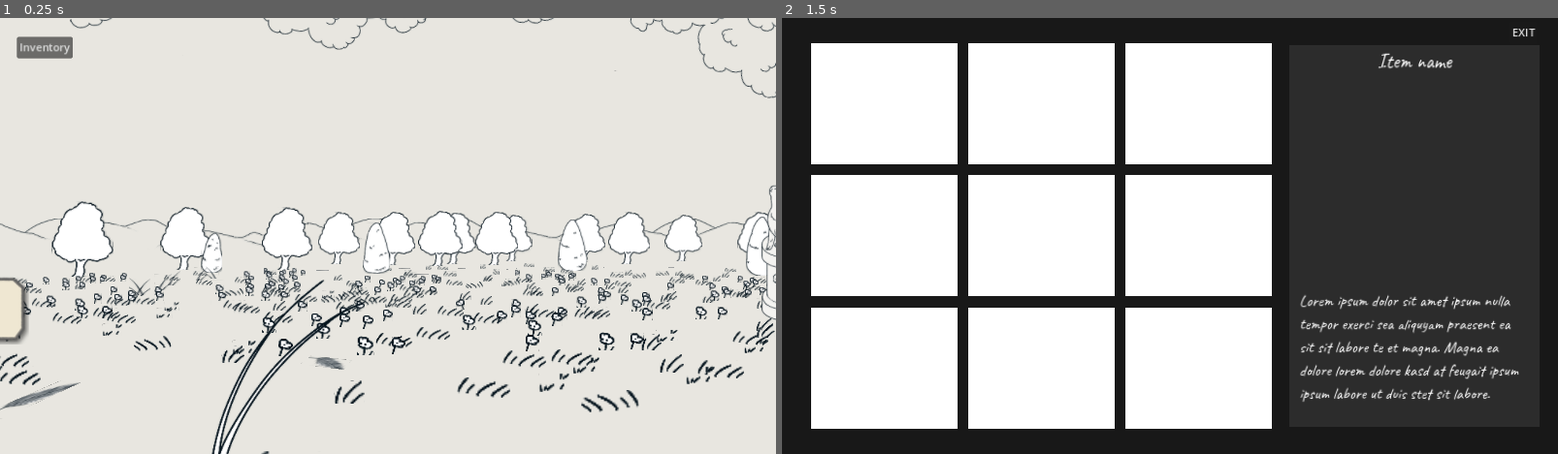
Above: before the commit, frames 1-2 (left to right).
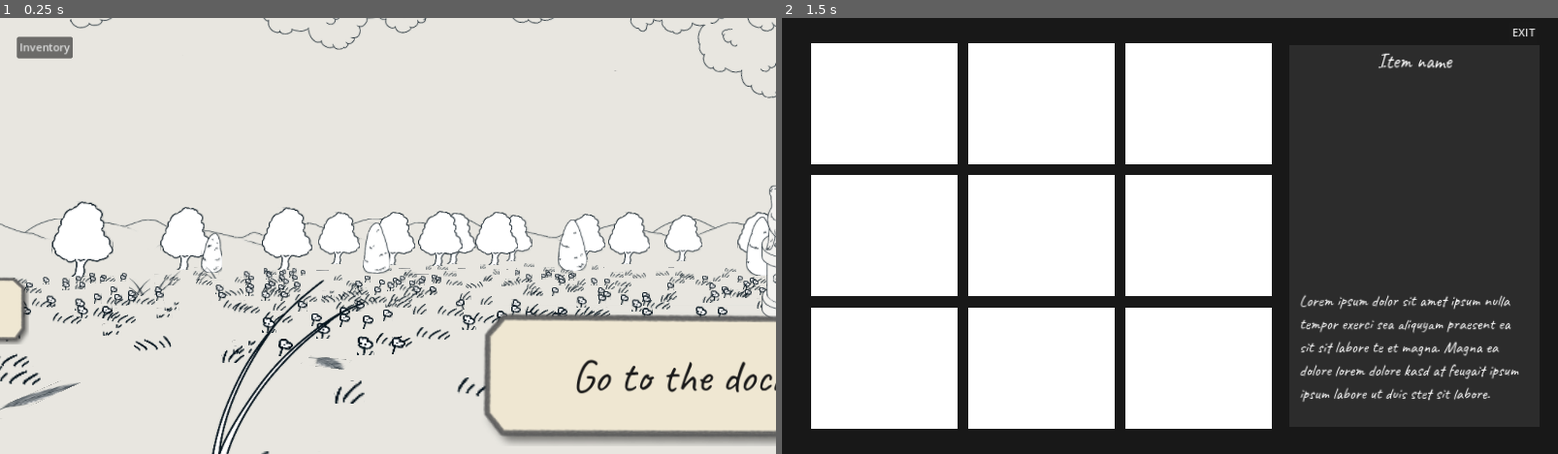
Above: after the commit, the same moments.

Repository: CharlExMachina/Its-a-secret-to-everyone
Game: Godot game, scene res://src/environments/crossroads/crossroads.tscn
Two runs of this game, one before a commit and one after it. Both use one fixed random seed, a clock stepped at 60 frames per second and the inputs below. This scene is started directly instead of the project's main scene.
Inputs (mouse positions are in pixels of both pictures, inside the frame that each line leads up to):
- Up to frame 1 (0.25 s): no input
- Up to frame 2 (1.5 s): click "Inventory" at 0.5 s; click (882, 105) at 1.27 s

The runs differ from the first frame. In frame 1, 3.5% of the frame differs, in the area x 62-100%, y 67-98%; in frame 2, nothing differs.

Commit message:
Lots of WIP

Diff:
--- a/secret-to-everyone/src/dialogue_sequences/first_conversation_with_viktor/first_conversation_followup.tres
+++ b/secret-to-everyone/src/dialogue_sequences/first_conversation_with_viktor/first_conversation_followup.tres
@@ -7,9 +7,11 @@
 script = ExtResource("2_kunyn")
 content = " I tend this island nowadays. Not there’s much of a point to it... I suppose you're:"
 options = Array[ExtResource("1_hdh7y")]([])
+variables = Array[String]([])
 
 [resource]
 script = ExtResource("2_kunyn")
 content = "The name's Viktor, with a \"K\". I'm and old acquaintance of your dear grandfather. May his soul rest in peace by the way."
 next = SubResource("Resource_26ema")
 options = Array[ExtResource("1_hdh7y")]([])
+variables = Array[String]([])
--- a/secret-to-everyone/src/dialogue_sequences/first_conversation_with_viktor/first_conversation_player_name.tres
+++ b/secret-to-everyone/src/dialogue_sequences/first_conversation_with_viktor/first_conversation_player_name.tres
@@ -1,10 +1,45 @@
-[gd_resource type="Resource" script_class="Dialogue" load_steps=3 format=3 uid="uid://b40uhmx6hfr1j"]
+[gd_resource type="Resource" script_class="Dialogue" load_steps=8 format=3 uid="uid://b40uhmx6hfr1j"]
 
 [ext_resource type="Script" path="res://src/core/option.gd" id="1_n0mhn"]
 [ext_resource type="Script" path="res://src/core/dialogue.gd" id="2_k0kuj"]
 
+[sub_resource type="Resource" id="Resource_j1iuj"]
+script = ExtResource("2_k0kuj")
+content = "Let me know if you have any luck."
+options = Array[ExtResource("1_n0mhn")]([])
+variables = Array[String]([])
+
+[sub_resource type="Resource" id="Resource_c1ere"]
+script = ExtResource("2_k0kuj")
+content = "So, unfortunately, I can’t help you with that. Still, he wanted you here so better wish to God he had a way of letting you in, I’ll be in my hut drinking myself to oblivion if you don’t mind."
+next = SubResource("Resource_j1iuj")
+options = Array[ExtResource("1_n0mhn")]([])
+variables = Array[String]([])
+
+[sub_resource type="Resource" id="Resource_x8te5"]
+script = ExtResource("2_k0kuj")
+content = "The thing is, I don’t have the precious keys to your old man’s mansion, why would I have them? He frequented this place quite a lot, so we only got in if and when he was around this place."
+next = SubResource("Resource_c1ere")
+options = Array[ExtResource("1_n0mhn")]([])
+variables = Array[String]([])
+
+[sub_resource type="Resource" id="Resource_pvvti"]
+script = ExtResource("2_k0kuj")
+content = "But we aren’t “the people” are we? I also got that weird-ass letter from your old man. How else do you think I’d knew who you are?"
+next = SubResource("Resource_x8te5")
+options = Array[ExtResource("1_n0mhn")]([])
+variables = Array[String]([])
+
+[sub_resource type="Resource" id="Resource_qn5lk"]
+script = ExtResource("2_k0kuj")
+content = "Not like you’d find anything of value here anyways, at least not according to what the people are saying."
+next = SubResource("Resource_pvvti")
+options = Array[ExtResource("1_n0mhn")]([])
+variables = Array[String]([])
+
 [resource]
 script = ExtResource("2_k0kuj")
-content = "Oh, so you're %s. You're here to get gramp's good 'ol bag of coin."
+content = "Yes... I imagined you’d be %s. No one would be sane enough to get into this god-forsaken place.	"
+next = SubResource("Resource_qn5lk")
 options = Array[ExtResource("1_n0mhn")]([])
 variables = Array[String]([])
--- a/secret-to-everyone/src/dialogue_sequences/first_conversation_with_viktor/first_conversation_with_viktor.tres
+++ b/secret-to-everyone/src/dialogue_sequences/first_conversation_with_viktor/first_conversation_with_viktor.tres
@@ -9,6 +9,7 @@
 content = "Now that we're throwing all sorts of good manners out to the sea, let me introduce myself."
 next = ExtResource("3_76d83")
 options = Array[ExtResource("1_gbrwn")]([])
+variables = Array[String]([])
 
 [sub_resource type="Resource" id="Resource_t15w1"]
 script = ExtResource("2_0u5fl")
@@ -17,6 +18,7 @@
 Kids these days I swear..."
 next = SubResource("Resource_ppe38")
 options = Array[ExtResource("1_gbrwn")]([])
+variables = Array[String]([])
 
 [sub_resource type="Resource" id="Resource_u07y4"]
 script = ExtResource("1_gbrwn")
@@ -28,12 +30,14 @@
 content = "Anyways, if you're done playing tough..."
 next = ExtResource("3_76d83")
 options = Array[ExtResource("1_gbrwn")]([])
+variables = Array[String]([])
 
 [sub_resource type="Resource" id="Resource_kalse"]
 script = ExtResource("2_0u5fl")
 content = "That's what I should be asking YOU!"
 next = SubResource("Resource_p8lpm")
 options = Array[ExtResource("1_gbrwn")]([])
+variables = Array[String]([])
 
 [sub_resource type="Resource" id="Resource_8mkk2"]
 script = ExtResource("1_gbrwn")
@@ -45,12 +49,14 @@
 content = "Kids these days I swear..."
 next = ExtResource("3_76d83")
 options = Array[ExtResource("1_gbrwn")]([])
+variables = Array[String]([])
 
 [sub_resource type="Resource" id="Resource_t2rbe"]
 script = ExtResource("2_0u5fl")
 content = "You'd wish, and what if I am? I'll haunt you till the end of your days now!"
 next = SubResource("Resource_7ruye")
 options = Array[ExtResource("1_gbrwn")]([])
+variables = Array[String]([])
 
 [sub_resource type="Resource" id="Resource_g1f5n"]
 script = ExtResource("1_gbrwn")
@@ -61,3 +67,4 @@
 script = ExtResource("2_0u5fl")
 content = "Hey kiddo"
 options = Array[ExtResource("1_gbrwn")]([SubResource("Resource_u07y4"), SubResource("Resource_8mkk2"), SubResource("Resource_g1f5n")])
+variables = Array[String]([])
--- a/secret-to-everyone/src/entities/props/interactable_props/pickup_interactable/pickup_interactable.tscn
+++ b/secret-to-everyone/src/entities/props/interactable_props/pickup_interactable/pickup_interactable.tscn
@@ -4,7 +4,7 @@
 [ext_resource type="Script" path="res://src/entities/props/interactable_props/pickup_interactable/pickup_interactable.gd" id="1_vq348"]
 
 [sub_resource type="SphereShape3D" id="SphereShape3D_oeil5"]
-radius = 0.293361
+radius = 0.985441
 
 [node name="PickupInteractable" type="Area3D"]
 script = ExtResource("1_vq348")
--- a/secret-to-everyone/src/entities/ui/toast_notification/toast_notification.gd
+++ b/secret-to-everyone/src/entities/ui/toast_notification/toast_notification.gd
@@ -18,7 +18,7 @@
 	tween.play()
 
 	await tween.finished
-	await get_tree().create_timer(1.5).timeout
+	await get_tree().create_timer(2.5).timeout
 
 	var last_tween = get_tree().create_tween()
 	last_tween.tween_property(popup, "modulate", Color(Color.WHITE, 0.0), 0.3)
--- a/secret-to-everyone/src/entities/ui/toast_notification/toast_notification.tscn
+++ b/secret-to-everyone/src/entities/ui/toast_notification/toast_notification.tscn
@@ -6,7 +6,7 @@
 
 [sub_resource type="LabelSettings" id="LabelSettings_pfo23"]
 font = ExtResource("2_cle3u")
-font_size = 30
+font_size = 28
 font_color = Color(0.106933, 0.106933, 0.106933, 1)
 
 [node name="ToastNotification" type="Control"]
@@ -24,7 +24,7 @@
 anchors_preset = 1
 anchor_left = 1.0
 anchor_right = 1.0
-offset_left = -361.0
+offset_left = -378.0
 offset_top = 24.0
 offset_right = -26.0
 offset_bottom = 133.0
--- /dev/null
+++ b/secret-to-everyone/src/environments/beach_bar/beach_bar.gd
@@ -0,0 +1,14 @@
+extends Node
+
+func _ready() -> void:
+	var limit_min_x = -8.63
+	var limit_max_x = 2.678
+
+	var limit_min_z = 2.989
+	var limit_max_z = 3.857
+
+	$Player.min_clamp_x = limit_min_x
+	$Player.max_clamp_x = limit_max_x
+
+	$Player.min_clamp_z = limit_min_z
+	$Player.max_clamp_z = limit_max_z
--- /dev/null
+++ b/secret-to-everyone/src/environments/beach_bar/beach_bar.tscn
@@ -0,0 +1,19 @@
+[gd_scene load_steps=5 format=3 uid="uid://cs7f8a28k3hfx"]
+
+[ext_resource type="PackedScene" uid="uid://yqbjk2dtw1hk" path="res://src/environments/explorable_zone.tscn" id="1_bdmbo"]
+[ext_resource type="Script" path="res://src/environments/beach_bar/beach_bar.gd" id="2_0l7aq"]
+[ext_resource type="PackedScene" uid="uid://db8yh7nc2dxqn" path="res://src/entities/props/interactable_props/pickup_interactable/pickup_interactable.tscn" id="2_cj4tk"]
+[ext_resource type="Resource" uid="uid://h7qjfi8307bc" path="res://src/key_items/mansion_keys.tres" id="3_n4m4h"]
+
+[node name="BeachBar" instance=ExtResource("1_bdmbo")]
+script = ExtResource("2_0l7aq")
+
+[node name="PickupInteractable" parent="." index="4" instance=ExtResource("2_cj4tk")]
+transform = Transform3D(1, 0, 0, 0, 1, 0, 0, 0, 1, -6.36355, 1.49088, -3.4418)
+item = ExtResource("3_n4m4h")
+metadata/_edit_group_ = true
+
+[node name="Sprite3D" parent="PickupInteractable" index="0"]
+transform = Transform3D(0.391286, 0, 0, 0, 0.391286, 0, 0, 0, 0.391286, 0, 0.1982, 0)
+
+[editable path="PickupInteractable"]
--- a/secret-to-everyone/src/environments/crossroads/crossroads.gd
+++ b/secret-to-everyone/src/environments/crossroads/crossroads.gd
@@ -12,3 +12,11 @@
 
 	$Player.min_clamp_z = limit_min_z
 	$Player.max_clamp_z = limit_max_z
+
+
+func _on_go_to_mansion_interactable_action_triggered() -> void:
+	get_tree().change_scene_to_file.bind("res://src/environments/mansion_entrance/mansion_entrance.tscn").call_deferred()
+
+
+func _on_go_to_dock_interactable_2_action_triggered() -> void:
+	get_tree().change_scene_to_file.bind("res://src/environments/dock/dock.tscn").call_deferred()
--- a/secret-to-everyone/src/environments/crossroads/crossroads.tscn
+++ b/secret-to-everyone/src/environments/crossroads/crossroads.tscn
@@ -2442,12 +2442,22 @@
 [node name="Label3D" parent="Interactables/GoToMansionInteractable/Sprite3D" index="0"]
 text = "Go to the mansion"
 
-[node name="GoToBarInteractable" parent="Interactables" index="2" instance=ExtResource("21_w52ix")]
+[node name="GoToDockInteractable" parent="Interactables" index="2" instance=ExtResource("21_w52ix")]
+transform = Transform3D(0.357349, 0, 0, 0, 0.357349, 0, 0, 0, 0.357349, -5.7489, 0.984963, 2.61933)
+
+[node name="Label3D" parent="Interactables/GoToDockInteractable/Sprite3D" index="0"]
+text = "Go to the dock"
+
+[node name="GoToBarInteractable" parent="Interactables" index="3" instance=ExtResource("21_w52ix")]
 transform = Transform3D(0.357349, 0, 0, 0, 0.357349, 0, 0, 0, 0.357349, 4.39495, 0.984963, 1.46599)
 
 [node name="Label3D" parent="Interactables/GoToBarInteractable/Sprite3D" index="0"]
 text = "Go to the bar"
 
+[connection signal="action_triggered" from="Interactables/GoToMansionInteractable" to="." method="_on_go_to_mansion_interactable_action_triggered"]
+[connection signal="action_triggered" from="Interactables/GoToDockInteractable" to="." method="_on_go_to_dock_interactable_2_action_triggered"]
+
 [editable path="Interactables/InteractableProp"]
 [editable path="Interactables/GoToMansionInteractable"]
+[editable path="Interactables/GoToDockInteractable"]
 [editable path="Interactables/GoToBarInteractable"]
--- a/secret-to-everyone/src/environments/dock/dock.gd
+++ b/secret-to-everyone/src/environments/dock/dock.gd
@@ -16,3 +16,7 @@
 
 func _on_action_interactable_action_triggered() -> void:
 	get_tree().change_scene_to_file.bind("res://src/environments/grandpas_hut/grandpas_hut.tscn").call_deferred()
+
+
+func _on_action_interactable_2_action_triggered() -> void:
+	get_tree().change_scene_to_file.bind("res://src/environments/crossroads/crossroads.tscn").call_deferred()
--- a/secret-to-everyone/src/environments/dock/dock.tscn
+++ b/secret-to-everyone/src/environments/dock/dock.tscn
@@ -42,6 +42,13 @@
 
 [node name="Label3D" parent="Interactables/ActionInteractable/Sprite3D" index="0"]
 text = "Go to grandpa's hut"
+
+[node name="ActionInteractable2" parent="Interactables" index="2" instance=ExtResource("4_yeael")]
+transform = Transform3D(1, 0, 0, 0, 1, 0, 0, 0, 1, 6.44029, 4.27364, -2.95944)
+metadata/_edit_group_ = true
+
+[node name="Label3D" parent="Interactables/ActionInteractable2/Sprite3D" index="0"]
+text = "Go to the crossroads"
 
 [node name="Props" type="Node" parent="." index="5"]
 
@@ -103,6 +110,8 @@
 texture = ExtResource("5_2k0bo")
 
 [connection signal="action_triggered" from="Interactables/ActionInteractable" to="." method="_on_action_interactable_action_triggered"]
+[connection signal="action_triggered" from="Interactables/ActionInteractable2" to="." method="_on_action_interactable_2_action_triggered"]
 
 [editable path="Interactables/SeaProp"]
 [editable path="Interactables/ActionInteractable"]
+[editable path="Interactables/ActionInteractable2"]
--- a/secret-to-everyone/src/environments/mansion_entrance/mansion_entrance.gd
+++ b/secret-to-everyone/src/environments/mansion_entrance/mansion_entrance.gd
@@ -24,7 +24,7 @@
 
 func _on_enter_mansion_interactable_action_triggered() -> void:
 	if ProgressManager.has_item(mansion_keys_item):
-		print("CAN ENTER")
+		get_tree().change_scene_to_file.bind("res://src/environments/mansion_interior_1/mansion_interior_1.tscn").call_deferred()
 	else:
 		if ProgressManager.met_viktor:
 			ToastLoader.show_toast("I need a key to enter")
@@ -52,6 +52,10 @@
 	popup_instance.connect("name_set", set_player_name.bind())
 
 
+func handle_end_of_first_conversation_with_viktor() -> void:
+	ToastLoader.show_toast('"I need those keys, maybe I start by exploring other places"')
+
+
 func set_player_name(name: String) -> void:
 	ProgressManager.player_name = name
 
@@ -62,6 +66,7 @@
 	get_parent().add_child(popup_instance)
 	ending_dialog_sequence.variables.append(name)
 
+	popup_instance.connect("dialogue_finished", handle_end_of_first_conversation_with_viktor)
 	popup_instance.character_portrait = npc_portrait
 	popup_instance.set_dialogue_sequence(ending_dialog_sequence)
 	popup_instance.set_npc_name("Viktor")
--- /dev/null
+++ b/secret-to-everyone/src/environments/mansion_interior_1/mansion_interior_1.gd
@@ -0,0 +1,14 @@
+extends Node
+
+func _ready() -> void:
+	var limit_min_x = -8.63
+	var limit_max_x = 2.678
+
+	var limit_min_z = 2.989
+	var limit_max_z = 3.857
+
+	$Player.min_clamp_x = limit_min_x
+	$Player.max_clamp_x = limit_max_x
+
+	$Player.min_clamp_z = limit_min_z
+	$Player.max_clamp_z = limit_max_z
--- /dev/null
+++ b/secret-to-everyone/src/environments/mansion_interior_1/mansion_interior_1.tscn
@@ -0,0 +1,16 @@
+[gd_scene load_steps=4 format=3 uid="uid://c8psc8430irgd"]
+
+[ext_resource type="PackedScene" uid="uid://yqbjk2dtw1hk" path="res://src/environments/explorable_zone.tscn" id="1_gi7bu"]
+[ext_resource type="Script" path="res://src/environments/mansion_interior_1/mansion_interior_1.gd" id="2_p0g67"]
+[ext_resource type="PackedScene" uid="uid://drc087t34sdxo" path="res://src/entities/props/interactable_props/action_interactable/action_interactable.tscn" id="3_gorel"]
+
+[node name="MansionInterior1" instance=ExtResource("1_gi7bu")]
+script = ExtResource("2_p0g67")
+
+[node name="ActionInteractable" parent="." index="4" instance=ExtResource("3_gorel")]
+transform = Transform3D(1, 0, 0, 0, 1, 0, 0, 0, 1, -10.4744, 1.96633, -4.72382)
+
+[node name="Label3D" parent="ActionInteractable/Sprite3D" index="0"]
+text = "Go to upper floors"
+
+[editable path="ActionInteractable"]
Not shown, changed: secret-to-everyone/src/assets/ost/prologue.mp3.import
Not shown: 1 places in secret-to-everyone/src/environments/mansion_entrance/mansion_entrance.tscn that only renumber resources
